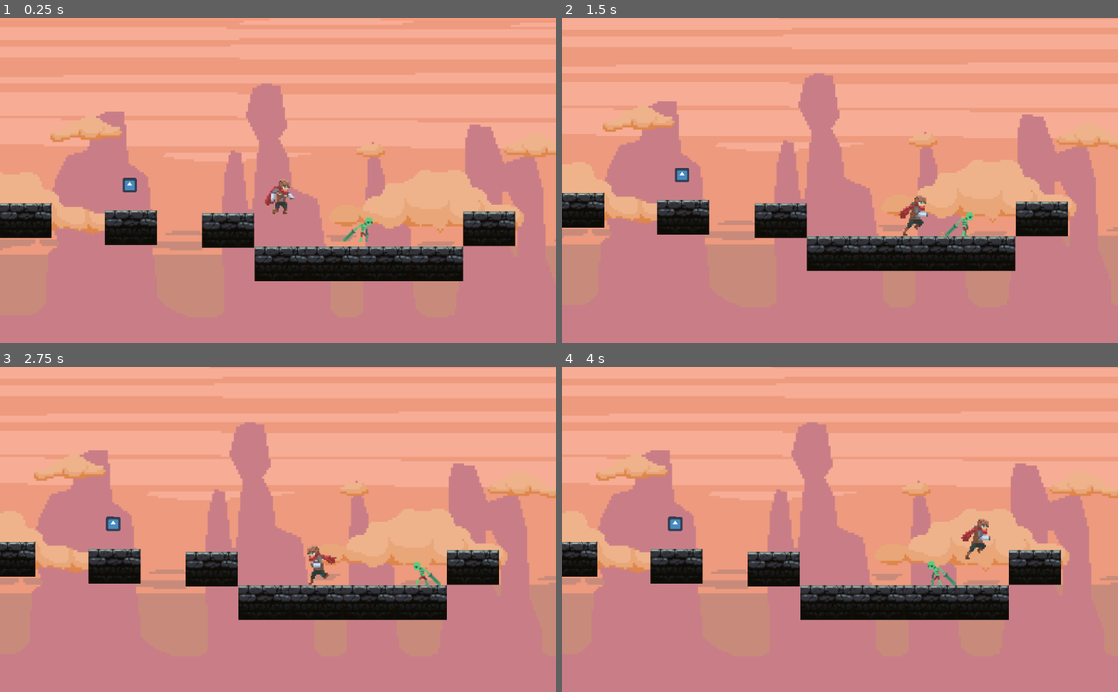
Above: before the commit, frames 1-4 (two rows, left to right).
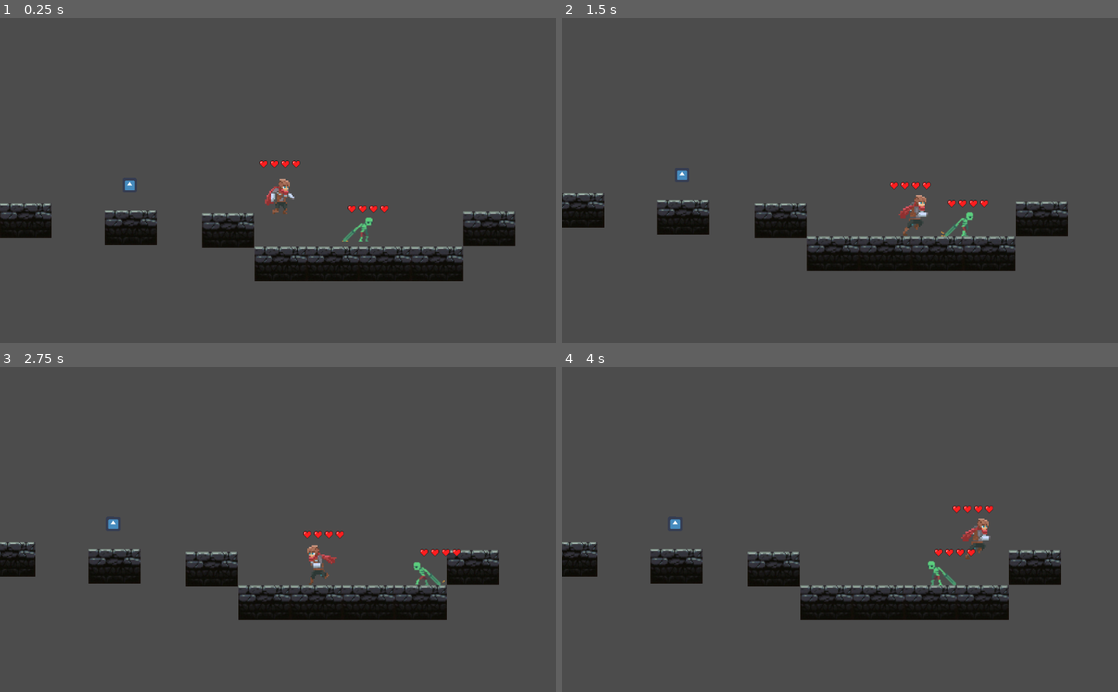
Above: after the commit, the same moments.

Repository: Majlo001/GodotGame
Game: Godot game, scene res://World.tscn
The game is run twice, just before and just after one commit, with the same random seed, the same clock (stepped at 60 frames per second) and the same inputs. The engine's default icon, where the game draws it, is replaced by a stand-in: a white triangle on a blue panel in a dark square.
Inputs (mouse positions are in pixels of both pictures, inside the frame that each line leads up to):
- Up to frame 1 (0.25 s): no input
- Up to frame 2 (1.5 s): tap Enter at 0.5 s; move the mouse to (962, 164) at 0.52 s; hold D (move_right) from 0.53 s (still down); tap Space (action_attack) at 0.6 s; click (962, 164) at 0.67 s; tap W (action_jump) at 0.77 s; move the mouse to (728, 196) at 1.27 s; tap S (action_slide) at 1.35 s; click (728, 196) at 1.42 s
- Up to frame 3 (2.75 s): tap W (action_jump) at 1.52 s; move the mouse to (333, 458) at 2.02 s; release D (move_right) at 2.03 s; hold A (move_left) from 2.03 s (still down); tap Space (action_attack) at 2.1 s; click (333, 458) at 2.17 s
- Up to frame 4 (4 s): move the mouse to (812, 594) at 2.77 s; release A (move_left) at 2.78 s; hold D (move_right) from 2.78 s (still down); tap S (action_slide) at 2.85 s; click (812, 594) at 2.92 s; tap W (action_jump) at 3.02, 3.77 s; move the mouse to (1006, 578) at 3.52 s; tap Space (action_attack) at 3.6 s; click (1006, 578) at 3.67 s

The runs differ from the first frame. In frame 1, 92% of the frame differs, in the area x 0-100%, y 0-100%; in frame 2, 92%; in frame 3, 92%; in frame 4, 92%.

Commit message:
healthbaring
Dodawanie healthbarów

Diff:
--- a/World.tscn
+++ b/World.tscn
@@ -7,53 +7,54 @@
 [ext_resource path="res://Individual Sprites/adventurer-run-03.png" type="Texture" id=5]
 [ext_resource path="res://Individual Sprites/adventurer-run-04.png" type="Texture" id=6]
 [ext_resource path="res://Individual Sprites/adventurer-run-05.png" type="Texture" id=7]
-[ext_resource path="res://Individual Sprites/adventurer-idle-2-00.png" type="Texture" id=8]
-[ext_resource path="res://Individual Sprites/adventurer-idle-2-01.png" type="Texture" id=9]
-[ext_resource path="res://Individual Sprites/adventurer-idle-2-02.png" type="Texture" id=10]
-[ext_resource path="res://Individual Sprites/adventurer-idle-2-03.png" type="Texture" id=11]
-[ext_resource path="res://Individual Sprites/adventurer-idle-00.png" type="Texture" id=12]
-[ext_resource path="res://Individual Sprites/adventurer-idle-01.png" type="Texture" id=13]
-[ext_resource path="res://Individual Sprites/adventurer-idle-02.png" type="Texture" id=14]
-[ext_resource path="res://Individual Sprites/adventurer-idle-03.png" type="Texture" id=15]
-[ext_resource path="res://Individual Sprites/adventurer-stand-02.png" type="Texture" id=16]
-[ext_resource path="res://Individual Sprites/adventurer-stand-01.png" type="Texture" id=17]
-[ext_resource path="res://Individual Sprites/adventurer-stand-00.png" type="Texture" id=18]
-[ext_resource path="res://Individual Sprites/adventurer-slide-00.png" type="Texture" id=19]
-[ext_resource path="res://Individual Sprites/adventurer-slide-01.png" type="Texture" id=20]
-[ext_resource path="res://Individual Sprites/adventurer-attack1-00.png" type="Texture" id=21]
-[ext_resource path="res://Individual Sprites/adventurer-attack1-01.png" type="Texture" id=22]
-[ext_resource path="res://Individual Sprites/adventurer-attack1-02.png" type="Texture" id=23]
-[ext_resource path="res://Individual Sprites/adventurer-attack1-03.png" type="Texture" id=24]
-[ext_resource path="res://Individual Sprites/adventurer-attack1-04.png" type="Texture" id=25]
-[ext_resource path="res://Individual Sprites/adventurer-jump-00.png" type="Texture" id=26]
-[ext_resource path="res://Individual Sprites/adventurer-jump-01.png" type="Texture" id=27]
-[ext_resource path="res://Individual Sprites/adventurer-jump-02.png" type="Texture" id=28]
-[ext_resource path="res://Individual Sprites/adventurer-jump-03.png" type="Texture" id=29]
-[ext_resource path="res://brick.png" type="Texture" id=30]
-[ext_resource path="res://Zombie.gd" type="Script" id=31]
-[ext_resource path="res://undead sprite pack/TheWalkingDzban/walk1.png" type="Texture" id=32]
-[ext_resource path="res://undead sprite pack/TheWalkingDzban/walk2.png" type="Texture" id=33]
-[ext_resource path="res://undead sprite pack/TheWalkingDzban/walk3.png" type="Texture" id=34]
-[ext_resource path="res://undead sprite pack/TheWalkingDzban/walk4.png" type="Texture" id=35]
-[ext_resource path="res://undead sprite pack/TheWalkingDzban/walk5.png" type="Texture" id=36]
-[ext_resource path="res://undead sprite pack/TheWalkingDzban/walk6.png" type="Texture" id=37]
-[ext_resource path="res://undead sprite pack/TheWalkingDzban/walk7.png" type="Texture" id=38]
-[ext_resource path="res://undead sprite pack/TheWalkingDzban/walk8.png" type="Texture" id=39]
-[ext_resource path="res://undead sprite pack/TheWalkingDzban/walk9.png" type="Texture" id=40]
-[ext_resource path="res://undead sprite pack/TheWalkingDzban/walk10.png" type="Texture" id=41]
-[ext_resource path="res://undead sprite pack/TheWalkingDzban/walk11.png" type="Texture" id=42]
-[ext_resource path="res://undead sprite pack/TheWalkingDzban/walk12.png" type="Texture" id=43]
-[ext_resource path="res://undead sprite pack/TheWalkingDzban/walk13.png" type="Texture" id=44]
-[ext_resource path="res://undead sprite pack/TheWalkingDzban/walk14.png" type="Texture" id=45]
-[ext_resource path="res://undead sprite pack/TheWalkingDzban/walk15.png" type="Texture" id=46]
-[ext_resource path="res://undead sprite pack/TheWalkingDzban/walk16.png" type="Texture" id=47]
-[ext_resource path="res://undead sprite pack/TheWalkingDzban/walk17.png" type="Texture" id=48]
-[ext_resource path="res://undead sprite pack/TheWalkingDzban/walk18.png" type="Texture" id=49]
-[ext_resource path="res://undead sprite pack/TheWalkingDzban/walk19.png" type="Texture" id=50]
-[ext_resource path="res://undead sprite pack/TheWalkingDzban/walk20.png" type="Texture" id=51]
-[ext_resource path="res://Area2D.gd" type="Script" id=52]
-[ext_resource path="res://icon.png" type="Texture" id=53]
-[ext_resource path="res://background1.png" type="Texture" id=54]
+[ext_resource path="res://Individual Sprites/adventurer-attack1-00.png" type="Texture" id=8]
+[ext_resource path="res://Individual Sprites/adventurer-attack1-01.png" type="Texture" id=9]
+[ext_resource path="res://Individual Sprites/adventurer-attack1-02.png" type="Texture" id=10]
+[ext_resource path="res://Individual Sprites/adventurer-attack1-03.png" type="Texture" id=11]
+[ext_resource path="res://Individual Sprites/adventurer-attack1-04.png" type="Texture" id=12]
+[ext_resource path="res://Individual Sprites/adventurer-stand-02.png" type="Texture" id=13]
+[ext_resource path="res://Individual Sprites/adventurer-stand-01.png" type="Texture" id=14]
+[ext_resource path="res://Individual Sprites/adventurer-stand-00.png" type="Texture" id=15]
+[ext_resource path="res://Individual Sprites/adventurer-slide-00.png" type="Texture" id=16]
+[ext_resource path="res://Individual Sprites/adventurer-slide-01.png" type="Texture" id=17]
+[ext_resource path="res://Individual Sprites/adventurer-idle-00.png" type="Texture" id=18]
+[ext_resource path="res://Individual Sprites/adventurer-idle-01.png" type="Texture" id=19]
+[ext_resource path="res://Individual Sprites/adventurer-idle-02.png" type="Texture" id=20]
+[ext_resource path="res://Individual Sprites/adventurer-idle-03.png" type="Texture" id=21]
+[ext_resource path="res://Individual Sprites/adventurer-jump-00.png" type="Texture" id=22]
+[ext_resource path="res://Individual Sprites/adventurer-jump-01.png" type="Texture" id=23]
+[ext_resource path="res://Individual Sprites/adventurer-jump-02.png" type="Texture" id=24]
+[ext_resource path="res://Individual Sprites/adventurer-jump-03.png" type="Texture" id=25]
+[ext_resource path="res://Individual Sprites/adventurer-idle-2-00.png" type="Texture" id=26]
+[ext_resource path="res://Individual Sprites/adventurer-idle-2-01.png" type="Texture" id=27]
+[ext_resource path="res://Individual Sprites/adventurer-idle-2-02.png" type="Texture" id=28]
+[ext_resource path="res://Individual Sprites/adventurer-idle-2-03.png" type="Texture" id=29]
+[ext_resource path="res://items/heart.png" type="Texture" id=30]
+[ext_resource path="res://brick.png" type="Texture" id=31]
+[ext_resource path="res://Zombie.gd" type="Script" id=32]
+[ext_resource path="res://undead sprite pack/TheWalkingDzban/walk1.png" type="Texture" id=33]
+[ext_resource path="res://undead sprite pack/TheWalkingDzban/walk2.png" type="Texture" id=34]
+[ext_resource path="res://undead sprite pack/TheWalkingDzban/walk3.png" type="Texture" id=35]
+[ext_resource path="res://undead sprite pack/TheWalkingDzban/walk4.png" type="Texture" id=36]
+[ext_resource path="res://undead sprite pack/TheWalkingDzban/walk5.png" type="Texture" id=37]
+[ext_resource path="res://undead sprite pack/TheWalkingDzban/walk6.png" type="Texture" id=38]
+[ext_resource path="res://undead sprite pack/TheWalkingDzban/walk7.png" type="Texture" id=39]
+[ext_resource path="res://undead sprite pack/TheWalkingDzban/walk8.png" type="Texture" id=40]
+[ext_resource path="res://undead sprite pack/TheWalkingDzban/walk9.png" type="Texture" id=41]
+[ext_resource path="res://undead sprite pack/TheWalkingDzban/walk10.png" type="Texture" id=42]
+[ext_resource path="res://undead sprite pack/TheWalkingDzban/walk11.png" type="Texture" id=43]
+[ext_resource path="res://undead sprite pack/TheWalkingDzban/walk12.png" type="Texture" id=44]
+[ext_resource path="res://undead sprite pack/TheWalkingDzban/walk13.png" type="Texture" id=45]
+[ext_resource path="res://undead sprite pack/TheWalkingDzban/walk14.png" type="Texture" id=46]
+[ext_resource path="res://undead sprite pack/TheWalkingDzban/walk15.png" type="Texture" id=47]
+[ext_resource path="res://undead sprite pack/TheWalkingDzban/walk16.png" type="Texture" id=48]
+[ext_resource path="res://undead sprite pack/TheWalkingDzban/walk17.png" type="Texture" id=49]
+[ext_resource path="res://undead sprite pack/TheWalkingDzban/walk18.png" type="Texture" id=50]
+[ext_resource path="res://undead sprite pack/TheWalkingDzban/walk19.png" type="Texture" id=51]
+[ext_resource path="res://undead sprite pack/TheWalkingDzban/walk20.png" type="Texture" id=52]
+[ext_resource path="res://Area2D.gd" type="Script" id=53]
+[ext_resource path="res://icon.png" type="Texture" id=54]
+[ext_resource path="res://background1.png" type="Texture" id=55]
 
 [sub_resource type="SpriteFrames" id=1]
 
@@ -63,30 +64,30 @@
 "name": "Run",
 "speed": 7.0
 }, {
-"frames": [ ExtResource( 8 ), ExtResource( 9 ), ExtResource( 10 ), ExtResource( 11 ) ],
+"frames": [ ExtResource( 8 ), ExtResource( 9 ), ExtResource( 10 ), ExtResource( 11 ), ExtResource( 12 ) ],
 "loop": true,
-"name": "Idle-Sword",
-"speed": 4.0
+"name": "Attack",
+"speed": 5.0
 }, {
-"frames": [ ExtResource( 12 ), ExtResource( 13 ), ExtResource( 14 ), ExtResource( 15 ) ],
+"frames": [ ExtResource( 13 ), ExtResource( 14 ), ExtResource( 15 ), ExtResource( 16 ), ExtResource( 17 ), ExtResource( 15 ), ExtResource( 14 ), ExtResource( 13 ) ],
+"loop": true,
+"name": "Slide",
+"speed": 5.0
+}, {
+"frames": [ ExtResource( 18 ), ExtResource( 19 ), ExtResource( 20 ), ExtResource( 21 ) ],
 "loop": true,
 "name": "Idle-NoSword",
 "speed": 4.0
 }, {
-"frames": [ ExtResource( 16 ), ExtResource( 17 ), ExtResource( 18 ), ExtResource( 19 ), ExtResource( 20 ), ExtResource( 18 ), ExtResource( 17 ), ExtResource( 16 ) ],
-"loop": true,
-"name": "Slide",
-"speed": 5.0
-}, {
-"frames": [ ExtResource( 21 ), ExtResource( 22 ), ExtResource( 23 ), ExtResource( 24 ), ExtResource( 25 ) ],
-"loop": true,
-"name": "Attack",
-"speed": 5.0
-}, {
-"frames": [ ExtResource( 26 ), ExtResource( 27 ), ExtResource( 28 ), ExtResource( 29 ), ExtResource( 28 ), ExtResource( 27 ), ExtResource( 26 ) ],
+"frames": [ ExtResource( 22 ), ExtResource( 23 ), ExtResource( 24 ), ExtResource( 25 ), ExtResource( 24 ), ExtResource( 23 ), ExtResource( 22 ) ],
 "loop": true,
 "name": "Jump",
 "speed": 5.0
+}, {
+"frames": [ ExtResource( 26 ), ExtResource( 27 ), ExtResource( 28 ), ExtResource( 29 ) ],
+"loop": true,
+"name": "Idle-Sword",
+"speed": 4.0
 } ]
 
 [sub_resource type="RectangleShape2D" id=2]
@@ -94,6 +95,9 @@
 custom_solver_bias = 0.0
 extents = Vector2( 10.6, 9.04247 )
 
+[sub_resource type="TileSet" id=7]
+
+
 [sub_resource type="RectangleShape2D" id=3]
 
 custom_solver_bias = 0.0
@@ -118,7 +122,7 @@
 custom_solver_bias = 0.0
 radius = 10.0
 
-[node name="World" type="Node2D"]
+[node name="World" type="Node2D" index="0"]
 
 position = Vector2( -2.05054, 0 )
 
@@ -178,6 +182,111 @@
 editor_draw_drag_margin = false
 _sections_unfolded = [ "Limit", "Smoothing" ]
 
+[node name="TileMap" type="TileMap" parent="Janek/Camera2D" index="0"]
+
+mode = 0
+tile_set = SubResource( 7 )
+cell_size = Vector2( 16, 16 )
+cell_quadrant_size = 16
+cell_custom_transform = Transform2D( 1, 0, 0, 1, 0, 0 )
+cell_half_offset = 2
+cell_tile_origin = 0
+cell_y_sort = false
+cell_clip_uv = false
+collision_use_kinematic = false
+collision_friction = 1.0
+collision_bounce = 0.0
+collision_layer = 1
+collision_mask = 1
+occluder_light_mask = 1
+format = 1
+tile_data = PoolIntArray(  )
+_sections_unfolded = [ "Cell" ]
+
+[node name="heart" type="TextureRect" parent="Janek/Camera2D/TileMap" index="0"]
+
+anchor_left = 0.0
+anchor_top = 0.0
+anchor_right = 0.0
+anchor_bottom = 0.0
+margin_left = -34.0
+margin_top = -57.0
+margin_right = -4.0
+margin_bottom = -29.0
+rect_scale = Vector2( 0.5, 0.5 )
+rect_pivot_offset = Vector2( 0, 0 )
+rect_clip_content = false
+mouse_filter = 1
+mouse_default_cursor_shape = 0
+size_flags_horizontal = 1
+size_flags_vertical = 1
+texture = ExtResource( 30 )
+stretch_mode = 0
+_sections_unfolded = [ "Rect" ]
+
+[node name="heart2" type="TextureRect" parent="Janek/Camera2D/TileMap" index="1"]
+
+anchor_left = 0.0
+anchor_top = 0.0
+anchor_right = 0.0
+anchor_bottom = 0.0
+margin_left = -14.0
+margin_top = -57.0
+margin_right = 16.0
+margin_bottom = -29.0
+rect_scale = Vector2( 0.5, 0.5 )
+rect_pivot_offset = Vector2( 0, 0 )
+rect_clip_content = false
+mouse_filter = 1
+mouse_default_cursor_shape = 0
+size_flags_horizontal = 1
+size_flags_vertical = 1
+texture = ExtResource( 30 )
+stretch_mode = 0
+_sections_unfolded = [ "Rect" ]
+
+[node name="heart3" type="TextureRect" parent="Janek/Camera2D/TileMap" index="2"]
+
+anchor_left = 0.0
+anchor_top = 0.0
+anchor_right = 0.0
+anchor_bottom = 0.0
+margin_left = 6.0
+margin_top = -57.0
+margin_right = 36.0
+margin_bottom = -29.0
+rect_scale = Vector2( 0.5, 0.5 )
+rect_pivot_offset = Vector2( 0, 0 )
+rect_clip_content = false
+mouse_filter = 1
+mouse_default_cursor_shape = 0
+size_flags_horizontal = 1
+size_flags_vertical = 1
+texture = ExtResource( 30 )
+stretch_mode = 0
+_sections_unfolded = [ "Rect" ]
+
+[node name="heart4" type="TextureRect" parent="Janek/Camera2D/TileMap" index="3"]
+
+anchor_left = 0.0
+anchor_top = 0.0
+anchor_right = 0.0
+anchor_bottom = 0.0
+margin_left = 26.0
+margin_top = -57.0
+margin_right = 56.0
+margin_bottom = -29.0
+rect_scale = Vector2( 0.5, 0.5 )
+rect_pivot_offset = Vector2( 0, 0 )
+rect_clip_content = false
+mouse_filter = 1
+mouse_default_cursor_shape = 0
+size_flags_horizontal = 1
+size_flags_vertical = 1
+texture = ExtResource( 30 )
+stretch_mode = 0
+_sections_unfolded = [ "Rect" ]
+
 [node name="StaticBody2D" type="StaticBody2D" parent="." index="1"]
 
 editor/display_folded = true
@@ -364,13 +473,12 @@
 
 [node name="Zombie" type="KinematicBody2D" parent="." index="9"]
 
-editor/display_folded = true
 position = Vector2( -178.604, -38.9727 )
 input_pickable = false
 collision_layer = 1
 collision_mask = 1
 collision/safe_margin = 0.08
-script = ExtResource( 31 )
+script = ExtResource( 32 )
 
 [node name="Sprite" type="AnimatedSprite" parent="Zombie" index="0"]
 
@@ -379,6 +487,113 @@
 frames = SubResource( 4 )
 animation = "Walk"
 frame = 4
+
+[node name="TileMap2" type="TileMap" parent="Zombie/Sprite" index="0"]
+
+position = Vector2( -71.5677, -13.872 )
+scale = Vector2( 0.561205, 0.561205 )
+mode = 0
+tile_set = SubResource( 7 )
+cell_size = Vector2( 16, 16 )
+cell_quadrant_size = 16
+cell_custom_transform = Transform2D( 1, 0, 0, 1, 0, 0 )
+cell_half_offset = 2
+cell_tile_origin = 0
+cell_y_sort = false
+cell_clip_uv = false
+collision_use_kinematic = false
+collision_friction = 1.0
+collision_bounce = 0.0
+collision_layer = 1
+collision_mask = 1
+occluder_light_mask = 1
+format = 1
+tile_data = PoolIntArray(  )
+_sections_unfolded = [ "Cell" ]
+
+[node name="heart" type="TextureRect" parent="Zombie/Sprite/TileMap2" index="0"]
+
+anchor_left = 0.0
+anchor_top = 0.0
+anchor_right = 0.0
+anchor_bottom = 0.0
+margin_left = 111.0
+margin_top = -14.0
+margin_right = 141.0
+margin_bottom = 14.0
+rect_scale = Vector2( 0.5, 0.5 )
+rect_pivot_offset = Vector2( 0, 0 )
+rect_clip_content = false
+mouse_filter = 1
+mouse_default_cursor_shape = 0
+size_flags_horizontal = 1
+size_flags_vertical = 1
+texture = ExtResource( 30 )
+stretch_mode = 0
+_sections_unfolded = [ "Rect" ]
+
+[node name="heart2" type="TextureRect" parent="Zombie/Sprite/TileMap2" index="1"]
+
+anchor_left = 0.0
+anchor_top = 0.0
+anchor_right = 0.0
+anchor_bottom = 0.0
+margin_left = 131.0
+margin_top = -14.0
+margin_right = 161.0
+margin_bottom = 14.0
+rect_scale = Vector2( 0.5, 0.5 )
+rect_pivot_offset = Vector2( 0, 0 )
+rect_clip_content = false
+mouse_filter = 1
+mouse_default_cursor_shape = 0
+size_flags_horizontal = 1
+size_flags_vertical = 1
+texture = ExtResource( 30 )
+stretch_mode = 0
+_sections_unfolded = [ "Rect" ]
+
+[node name="heart3" type="TextureRect" parent="Zombie/Sprite/TileMap2" index="2"]
+
+anchor_left = 0.0
+anchor_top = 0.0
+anchor_right = 0.0
+anchor_bottom = 0.0
+margin_left = 151.0
+margin_top = -14.0
+margin_right = 181.0
+margin_bottom = 14.0
+rect_scale = Vector2( 0.5, 0.5 )
+rect_pivot_offset = Vector2( 0, 0 )
+rect_clip_content = false
+mouse_filter = 1
+mouse_default_cursor_shape = 0
+size_flags_horizontal = 1
+size_flags_vertical = 1
+texture = ExtResource( 30 )
+stretch_mode = 0
+_sections_unfolded = [ "Rect" ]
+
+[node name="heart4" type="TextureRect" parent="Zombie/Sprite/TileMap2" index="3"]
+
+anchor_left = 0.0
+anchor_top = 0.0
+anchor_right = 0.0
+anchor_bottom = 0.0
+margin_left = 171.0
+margin_top = -14.0
+margin_right = 201.0
+margin_bottom = 14.0
+rect_scale = Vector2( 0.5, 0.5 )
+rect_pivot_offset = Vector2( 0, 0 )
+rect_clip_content = false
+mouse_filter = 1
+mouse_default_cursor_shape = 0
+size_flags_horizontal = 1
+size_flags_vertical = 1
+texture = ExtResource( 30 )
+stretch_mode = 0
+_sections_unfolded = [ "Rect" ]
 
 [node name="CollisionShape2D" type="CollisionShape2D" parent="Zombie" index="1"]
 
@@ -427,7 +642,6 @@
 
 [node name="ParallaxBackground" type="ParallaxBackground" parent="." index="11"]
 
-editor/display_folded = true
 layer = -1
 offset = Vector2( 0, 0 )
 rotation = 0.0
@@ -442,6 +656,7 @@
 
 [node name="ParallaxLayer" type="ParallaxLayer" parent="ParallaxBackground" index="0"]
 
+visible = false
 motion_scale = Vector2( 1, 1 )
 motion_offset = Vector2( 0, 0 )
 motion_mirroring = Vector2( 1280, 0 )
@@ -449,6 +664,6 @@
 
 [node name="Sprite" type="Sprite" parent="ParallaxBackground/ParallaxLayer" index="0"]
 
-position = Vector2( 378.591, 309.173 )
-texture = ExtResource( 54 )
+position = Vector2( 401.591, 313.173 )
+texture = ExtResource( 55 )
 _sections_unfolded = [ "Transform" ]
--- /dev/null
+++ b/healthbar.tscn
@@ -0,0 +1,104 @@
+[gd_scene load_steps=3 format=2]
+
+[ext_resource path="res://items/heart.png" type="Texture" id=1]
+
+[sub_resource type="TileSet" id=1]
+
+
+[node name="Node2D" type="Node2D"]
+
+[node name="TileMap" type="TileMap" parent="." index="0"]
+
+mode = 0
+tile_set = SubResource( 1 )
+cell_size = Vector2( 32, 32 )
+cell_quadrant_size = 16
+cell_custom_transform = Transform2D( 1, 0, 0, 1, 0, 0 )
+cell_half_offset = 2
+cell_tile_origin = 0
+cell_y_sort = false
+cell_clip_uv = false
+collision_use_kinematic = false
+collision_friction = 1.0
+collision_bounce = 0.0
+collision_layer = 1
+collision_mask = 1
+occluder_light_mask = 1
+format = 1
+tile_data = PoolIntArray(  )
+_sections_unfolded = [ "Cell" ]
+
+[node name="heart" type="TextureRect" parent="TileMap" index="0"]
+
+anchor_left = 0.0
+anchor_top = 0.0
+anchor_right = 0.0
+anchor_bottom = 0.0
+margin_top = 1.0
+margin_right = 30.0
+margin_bottom = 29.0
+rect_pivot_offset = Vector2( 0, 0 )
+rect_clip_content = false
+mouse_filter = 1
+mouse_default_cursor_shape = 0
+size_flags_horizontal = 1
+size_flags_vertical = 1
+texture = ExtResource( 1 )
+stretch_mode = 0
+
+[node name="heart2" type="TextureRect" parent="TileMap" index="1"]
+
+anchor_left = 0.0
+anchor_top = 0.0
+anchor_right = 0.0
+anchor_bottom = 0.0
+margin_left = 33.0
+margin_top = 2.0
+margin_right = 63.0
+margin_bottom = 30.0
+rect_pivot_offset = Vector2( 0, 0 )
+rect_clip_content = false
+mouse_filter = 1
+mouse_default_cursor_shape = 0
+size_flags_horizontal = 1
+size_flags_vertical = 1
+texture = ExtResource( 1 )
+stretch_mode = 0
+
+[node name="heart3" type="TextureRect" parent="TileMap" index="2"]
+
+anchor_left = 0.0
+anchor_top = 0.0
+anchor_right = 0.0
+anchor_bottom = 0.0
+margin_left = 64.6253
+margin_top = 1.09506
+margin_right = 94.6253
+margin_bottom = 29.0951
+rect_pivot_offset = Vector2( 0, 0 )
+rect_clip_content = false
+mouse_filter = 1
+mouse_default_cursor_shape = 0
+size_flags_horizontal = 1
+size_flags_vertical = 1
+texture = ExtResource( 1 )
+stretch_mode = 0
+
+[node name="heart4" type="TextureRect" parent="TileMap" index="3"]
+
+anchor_left = 0.0
+anchor_top = 0.0
+anchor_right = 0.0
+anchor_bottom = 0.0
+margin_left = 97.2056
+margin_top = 1.90957
+margin_right = 127.206
+margin_bottom = 29.9096
+rect_pivot_offset = Vector2( 0, 0 )
+rect_clip_content = false
+mouse_filter = 1
+mouse_default_cursor_shape = 0
+size_flags_horizontal = 1
+size_flags_vertical = 1
+texture = ExtResource( 1 )
+stretch_mode = 0
Not shown: 11 places in World.tscn that only renumber resources
